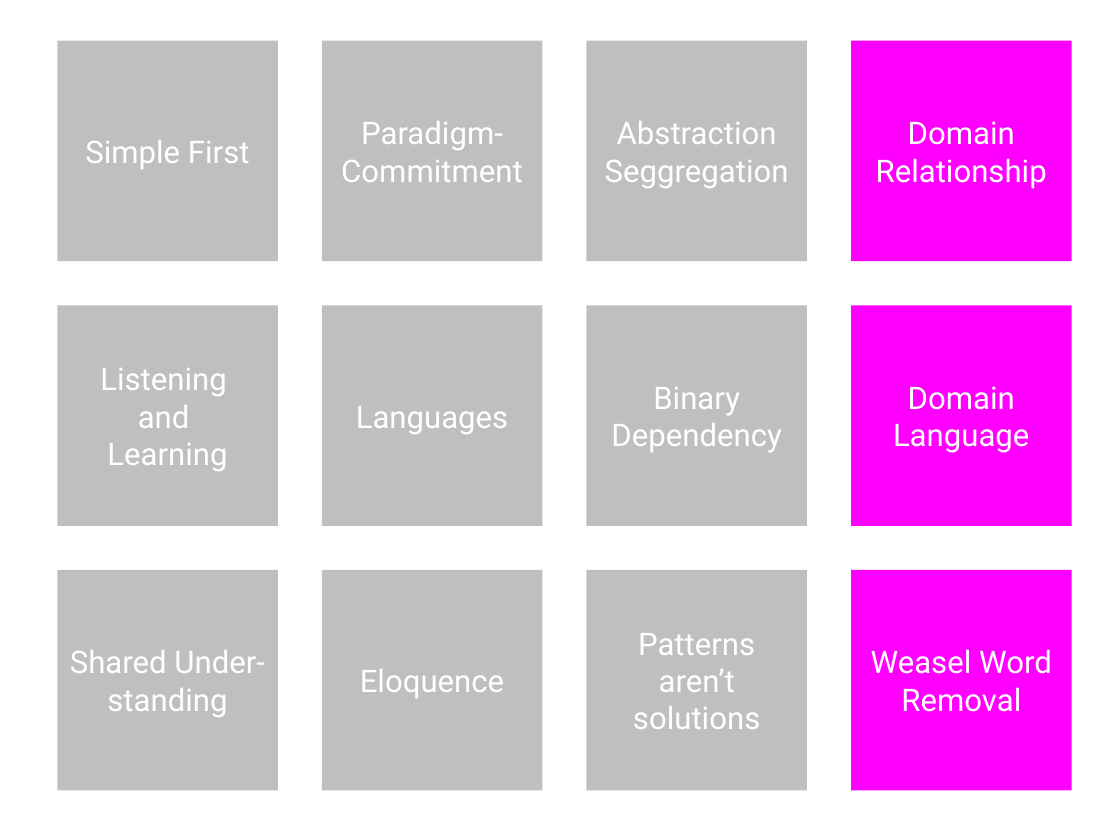
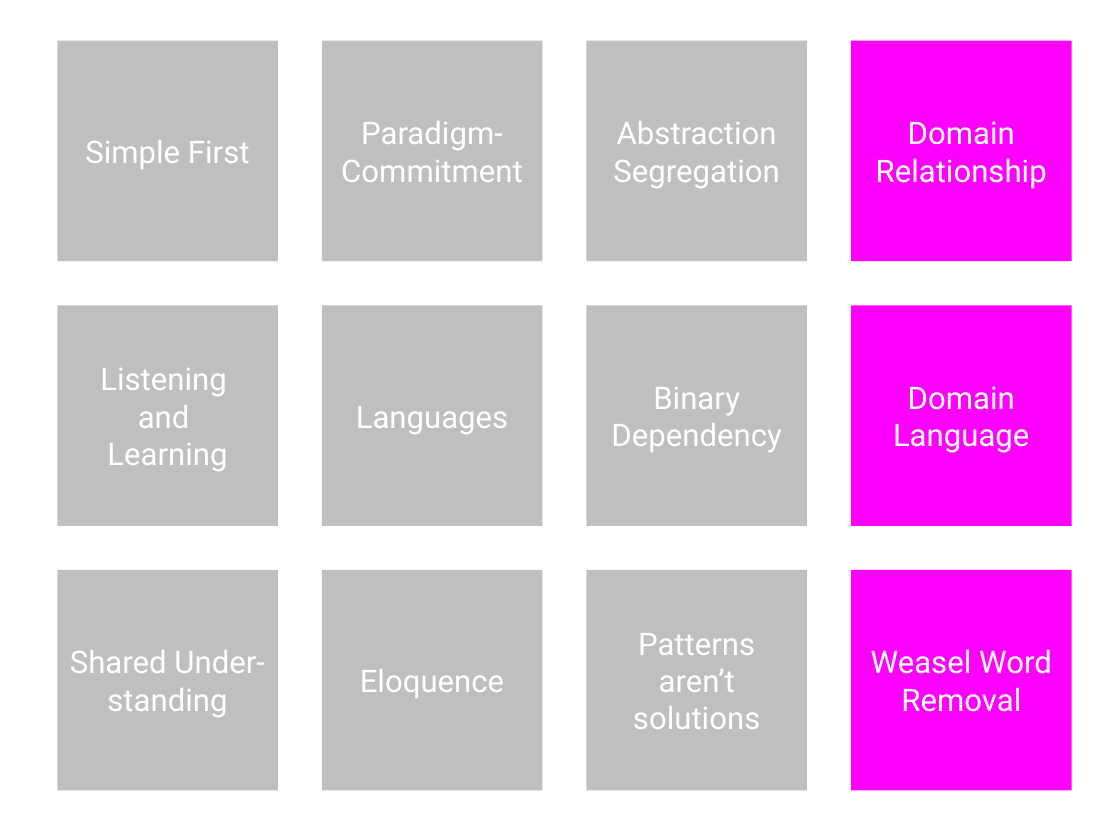
Before and after one commit to cessor/empathiccode, a slide deck: slide 87 of WeaselWords-DotnetDevCon.pptx (slide 63 before the commit). Drawn at 1120x840 pixels with LibreOffice and Linux fonts; fonts in the diff are those of the drawing. Boxes give left, top, right and bottom in pixels: in the first picture for what was removed or moved away, otherwise in the second. Text is boxed around its words. In the diff, an @@ line names an element or a change of style, - is before the commit and + after.

```diff
--- a/WeaselWords-DotnetDevCon.pptx
+++ b/WeaselWords-DotnetDevCon.pptx
@@ text in rectangle at [613,121,779,188]: text changed @@
-Abstraction Seggregation
+Abstraction Segregation
```
Also in this commit, not shown: 17 other slides changed, 26 slides added, 6 slides removed, 2 other files.
